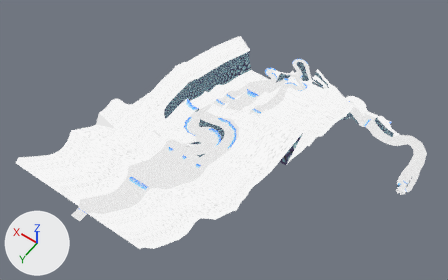
Before and after pictures for a commit that changed the Blender file Assets/Models/Environments/TrueLevel1/L1_v01.blend.
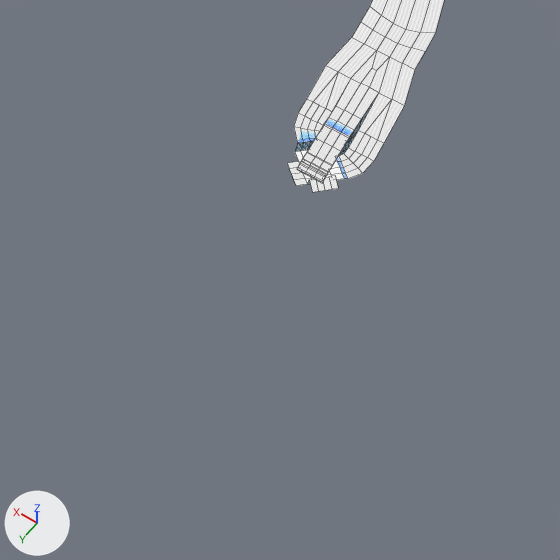
Each version is shown whole from a 50 mm lens placed at (-500.0, 299.0, 874.0), pointed at (57.0, -481.0, -351.0), then close up on the part from 76% to 100% of the width and 56% to 95% of the height. Lighting does not change. The marker at lower left points along +X, +Y and +Z. The close-ups show mesh edges as thin lines.
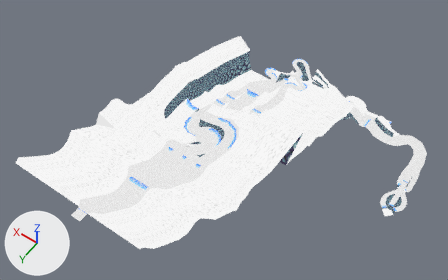
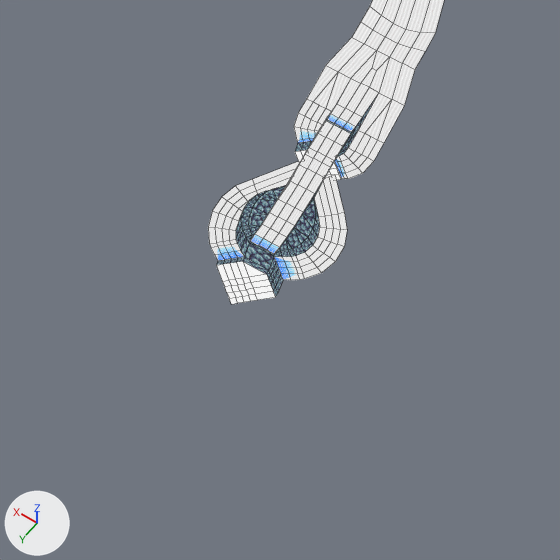
Patch to the scene script:
```diff
--- a/Assets/Models/Environments/TrueLevel1/L1_v01.blend.py
+++ b/Assets/Models/Environments/TrueLevel1/L1_v01.blend.py
@@ me_grid @@
 # used by ob_grid; location = (0.0, 0.0, 0.0)
-me_grid.from_pydata(...)  # 2628 vertices, 2672 faces; spans x -353.0..217.0, y -1044.0..15.0, z -749.0..0.0
+me_grid.from_pydata(...)  # 2807 vertices, 2855 faces; spans x -363.0..217.0, y -1044.0..15.0, z -778.0..0.0
+# me_grid part 1
+# 18 vertices are removed from x -344.0..-311.0, y -886.0..-874.0, z -749.0..-734.0
+# 25 faces are deleted
+# 20 vertices in x -335.0..-319.0, y -907.0..-882.0, z -732.0..-725.0 move by (0.0, 0.0, 5.0)
+# 6 vertices in x -335.0..-319.0, y -897.0..-882.0, z -733.0..-730.0 move by (0.0, 0.0, 3.0)
+# 4 vertices in x -335.0..-319.0, y -925.0, z -727.0 move by (0.0, 0.0, 2.0)
+# 4 vertices in x -335.0..-319.0, y -915.0, z -727.0 move by (0.0, 0.0, 4.0)
+# 4 vertices in x -335.0..-319.0, y -880.0, z -732.0 move by (0.0, 5.0, 2.0)
+# 4 vertices in x -335.0..-319.0, y -878.0, z -732.0 move by (0.0, 13.0, -3.0)
+# 10 vertices move from x -335.0..-319.0, y -907.0..-876.0, z -735.0..-731.0 to x -335.0..-317.0, y -902.0..-847.0, z -748.0..-728.0
+# 180 vertices are added at x -363.0..-287.0, y -905.0..-797.0, z -778.0..-738.0
+# 5 new vertices lie (-15.0, 15.0, -8.0) away from vertices in x -339.0..-327.0, y -891.0..-879.0, z -744.0
+# 7 new vertices lie (4.0, 0.0, 0.0) away from vertices in x -363.0..-299.0, y -856.0..-824.0, z -771.0..-751.0
+# 5 new vertices lie (5.0, 0.0, 0.0) away from vertices in x -333.0..-322.0, y -847.0..-824.0, z -752.0..-748.0
+# 208 new faces join them
+# me_grid part 2: 28 kept faces spanning x -345.0..-318.0, y -909.0..-855.0, z -749.0..-720.0 get new texture (UV) coordinates
 me_grid.materials.append(mat_level1textures)
```

Pixel boxes (x1, y1, x2, y2) of what changed, in the close-ups (560 x 560 px):
'Grid', reshaped: before (287, 0, 444, 192); after (208, 0, 444, 304)
part 1 of me_grid, built on: before (287, 78, 379, 192); after (208, 78, 379, 304)
part 2 of me_grid, surface changed: before (299, 124, 349, 179); after (278, 119, 351, 212)
